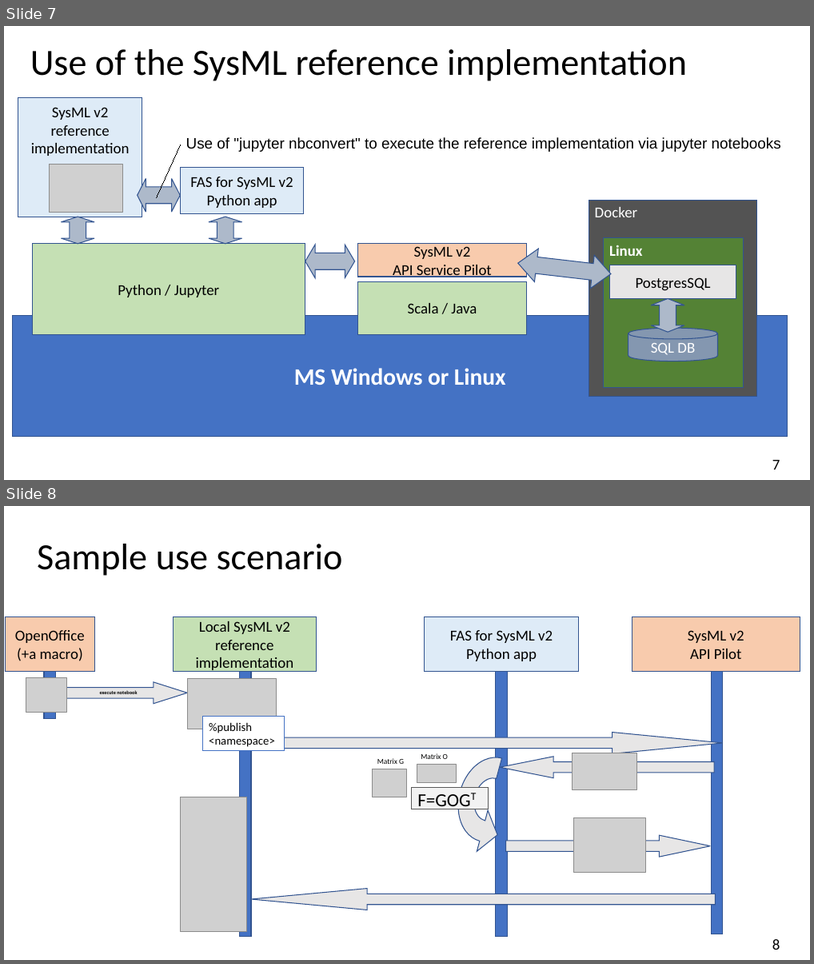
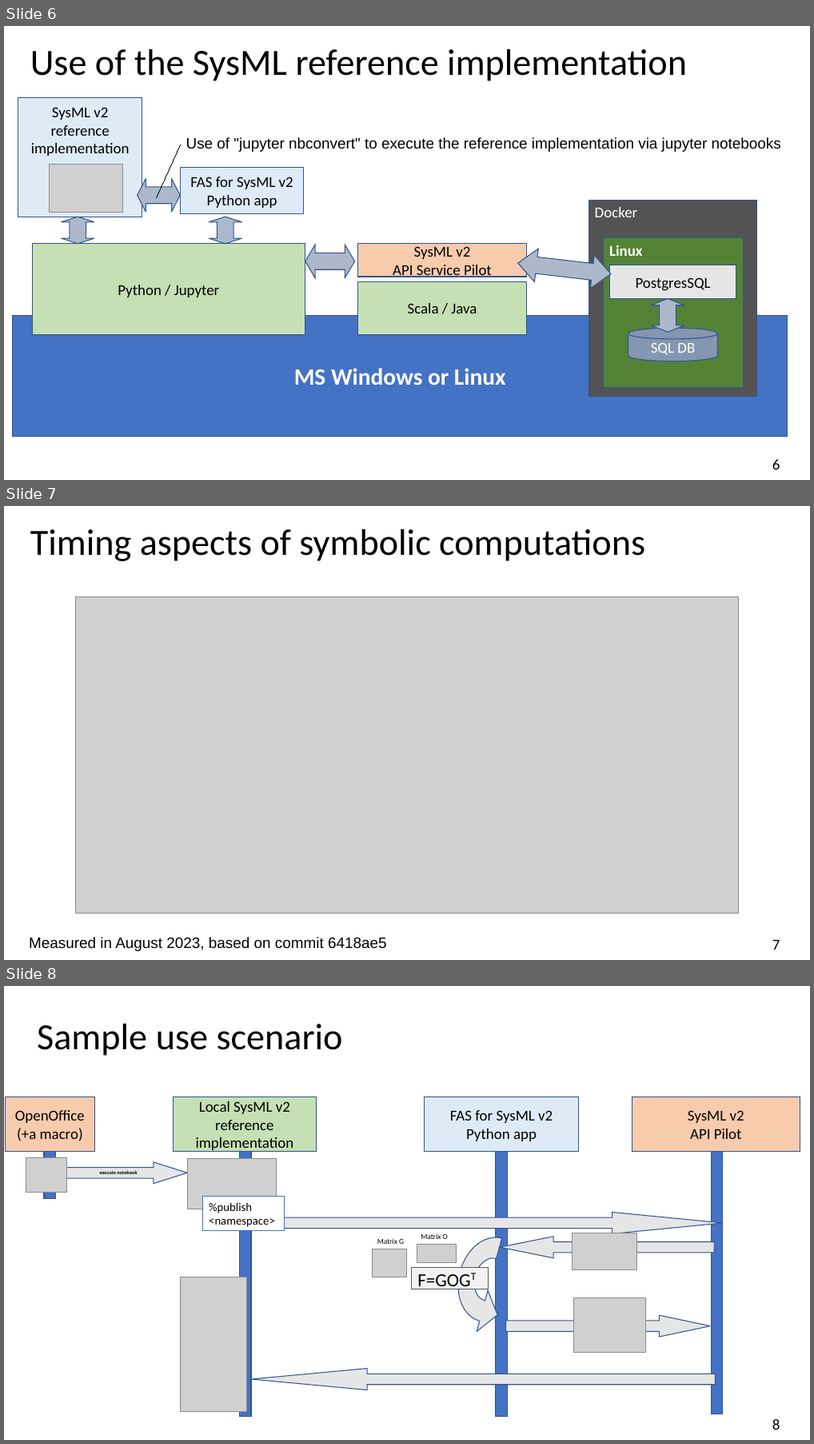
Before and after one commit to GfSE/fas4sysmlv2, a slide deck: doc/tech-docs/sysmlv2-pilot/fas4sysmlv2.odp. Shown one above the other, each under a label of ours: slides 7 and 8 before the commit, slides 6, 7 and 8 after it. The pictures are 814x964 and 814x1444 pixels, drawn with LibreOffice and Linux fonts; fonts in the diff are those of the drawing; grey boxes stand for pictures. Boxes give left, top, right and bottom in pixels: in the first picture for what was removed or moved away, otherwise in the second. Text is boxed around its words. In the diff, an @@ line names an element or a change of style, - is before the commit and + after.

```diff
--- a/doc/tech-docs/sysmlv2-pilot/fas4sysmlv2.odp
+++ b/doc/tech-docs/sysmlv2-pilot/fas4sysmlv2.odp
@@ slide 7 added at (4,506,810,960), background #FFFFFF @@
@@ title added at (30,529,646,561), 44 pt, text #000000 @@
+Timing aspects of symbolic computations
@@ picture added at (75,596,739,914) @@
@@ text added at (29,936,387,951), 18 pt, text #000000 @@
+Measured in August 2023, based on commit 6418ae5
@@ page number added at (773,940,781,949), 18 pt, text #000000 @@
+7
@@ what was slide 7 is now slide 6 @@
@@ page number at (773,459,781,469): text changed @@
-7
+6
```
Also in this commit, not shown: 1 slide changed, 1 slide removed.
